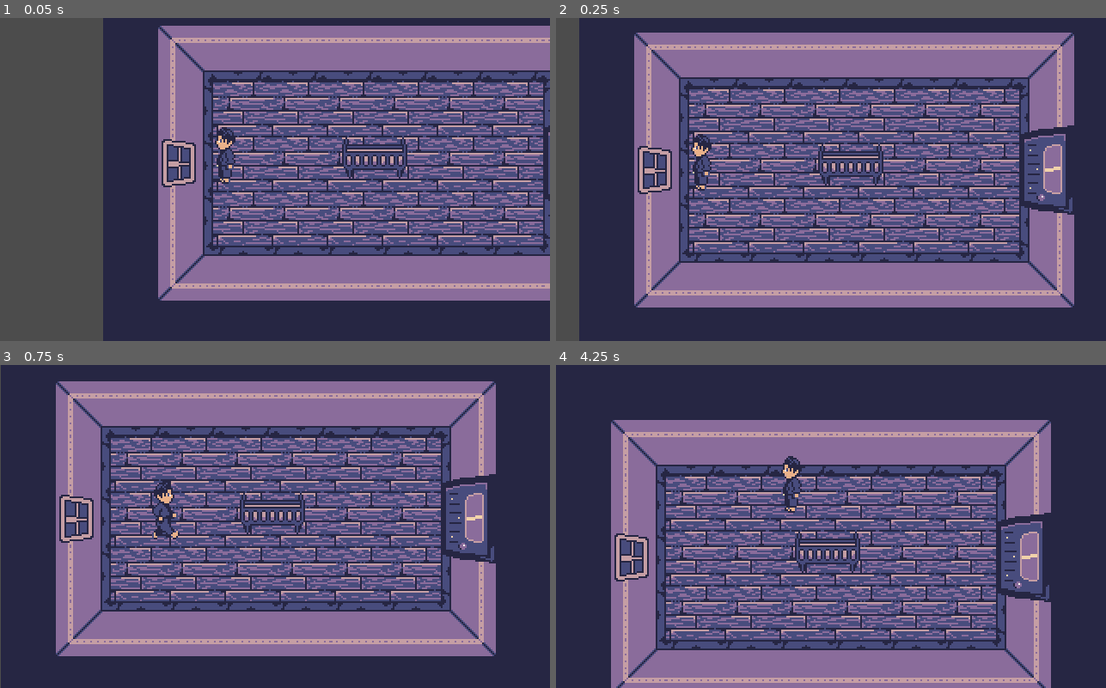
Above: before the commit, frames 1-4 (two rows, left to right).
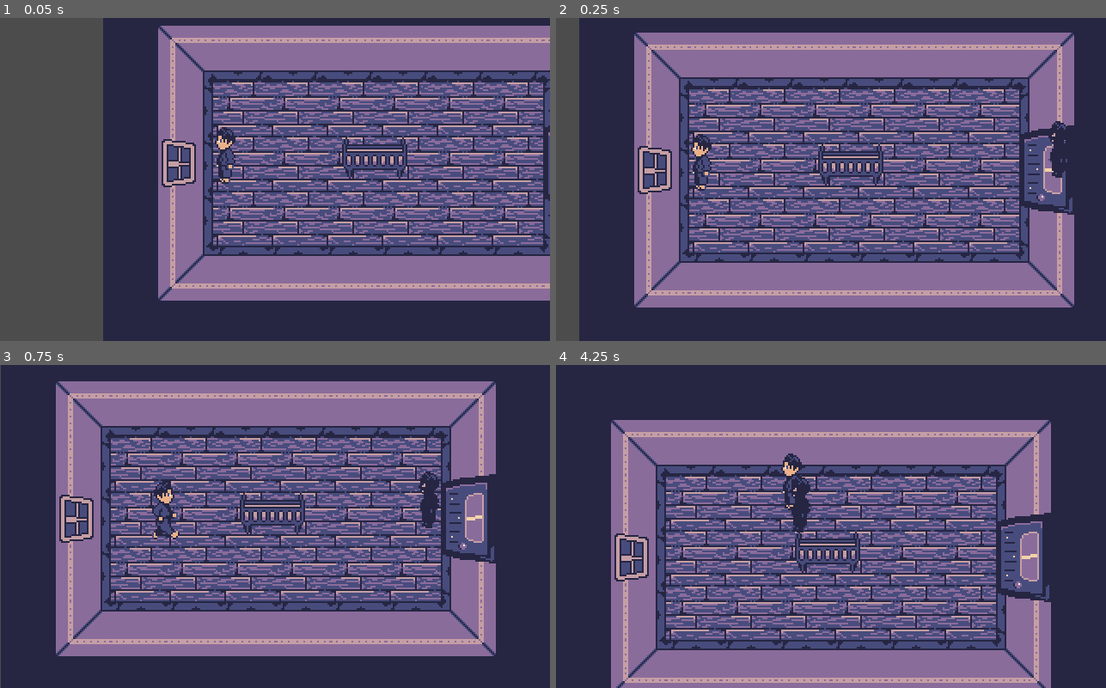
Above: after the commit, the same moments.

Repository: chickendude/dark-pages
Game: Godot game, scene res://Maps/BeccasRoom.tscn
Same seed, same stepped clock (60 frames per second), same inputs: the game is played once before the commit and once after it. This scene is started directly instead of the project's main scene.
Inputs:
- Up to frame 1 (0.05 s): no input
- Up to frame 2 (0.25 s): no input
- Up to frame 3 (0.75 s): tap Enter (ui_accept) at 0.5 s; hold Right (ui_right) from 0.53 s (still down)
- Up to frame 4 (4.25 s): tap Enter (ui_accept) at 0.77, 1.52, 3.02, 3.77 s; release Right (ui_right) at 1.28 s; hold Down (ui_down) 1.28-2.03 s; hold Right (ui_right) 2.03-2.78 s; hold Up (ui_up) 2.78-3.53 s; hold Left (ui_left) from 3.53 s (still down)

Frame 1 is identical in both runs. In frame 2, 0.4% of the frame differs, in the area x 89-93%, y 31-50%; in frame 3, 0.4%; in frame 4, 0.6%, in the area x 40-47%, y 27-52%.

Commit message:
Fix raycast detection with player and have stepdad follow path.

Diff:
--- a/Characters/BeccasRoom/StepdadMonsterCheckRoom.gd
+++ b/Characters/BeccasRoom/StepdadMonsterCheckRoom.gd
@@ -1,4 +1,7 @@
 extends StepdadMonster
+
+# note: check out path2d stuff
+# https://www.youtube.com/watch?v=-JOI9HzPanw
 
 const Bubble = preload("res://UI/ThoughtBubble.tscn")
 
--- a/Characters/StepdadMonster.gd
+++ b/Characters/StepdadMonster.gd
@@ -61,10 +61,12 @@
 func _check_in_sight():
     if will:
         # raycast cast_to coordinates are local to the raycast, so need to account for that
-        raycast.cast_to = will.position - position - raycast.position - Vector2(0, 10)
+        raycast.cast_to = will.global_position - global_position - raycast.position - Vector2(0, 10)
         raycast.force_raycast_update()
-        if not raycast.is_colliding():
+        if raycast.get_collider() is Will:
             _found_will()
+        else:
+            print('')
 
 func _found_will() -> void:
     print('Gotcha!')
--- a/Characters/StepdadMonster.tscn
+++ b/Characters/StepdadMonster.tscn
@@ -430,6 +430,7 @@
 ]]
 position = Vector2( -6, -6 )
 rotation = 1.5708
+collision_layer = 0
 
 [node name="CollisionShape2D" type="CollisionShape2D" parent="PickUpArea2D"]
 position = Vector2( 0, 5 )
--- a/Maps/BeccasRoom.gd
+++ b/Maps/BeccasRoom.gd
@@ -5,22 +5,23 @@
 
 onready var door = $YSort/Furniture/Door
 onready var ysort = $YSort
+onready var path_follow = $Path2D/PathFollow2D
 
 func _ready():
     if not Event.events[Event.BECCAS_ROOM_CUTSCENE]:
         Event.events[Event.BECCAS_ROOM_CUTSCENE] = true
         # load cutscene
-        var cutscene = BeccasRoomCutscene.instance()
-        ysort.add_child(cutscene)
-        cutscene.load_nodes($YSort/Furniture/Door, $YSort/Will, $Camera2D)
-        yield(cutscene.start_cutscene(), 'completed')
-        cutscene.queue_free()
+#        var cutscene = BeccasRoomCutscene.instance()
+#        ysort.add_child(cutscene)
+#        cutscene.load_nodes($YSort/Furniture/Door, $YSort/Will, $Camera2D)
+#        yield(cutscene.start_cutscene(), 'completed')
+#        cutscene.queue_free()
         $YSort/Will.visible = true
     if not Event.events[Event.BECCAS_ROOM_MONSTER_ENTER]:
         print('monster')
-        var monster = StepdadMonsterCheckRoom.instance()
-        monster.connect("open_door", self, "_open_door")
-        ysort.add_child(monster)
+#        var monster = StepdadMonsterCheckRoom.instance()
+#        monster.connect("open_door", self, "_open_door")
+#        path_follow.add_child(monster)
 
 func _open_door() -> void:
     door.visible = false
--- a/Maps/BeccasRoom.tscn
+++ b/Maps/BeccasRoom.tscn
@@ -8,7 +8,8 @@
 [ext_resource path="res://Objects/Window.tscn" type="PackedScene" id=6]
 [ext_resource path="res://Objects/Door.tscn" type="PackedScene" id=7]
 [ext_resource path="res://Maps/BeccasRoom.gd" type="Script" id=8]
-[ext_resource path="res://Characters/BeccasRoom/StepdadMonsterCheckRoom.tscn" type="PackedScene" id=9]
+[ext_resource path="res://Characters/StepdadMonster.tscn" type="PackedScene" id=9]
+[ext_resource path="res://Maps/Path2D.gd" type="Script" id=10]
 
 [sub_resource type="RectangleShape2D" id=1]
 extents = Vector2( 18, 6 )
@@ -82,10 +83,11 @@
 
 [node name="Path2D" type="Path2D" parent="."]
 curve = SubResource( 2 )
+script = ExtResource( 10 )
 
 [node name="PathFollow2D" type="PathFollow2D" parent="Path2D"]
 position = Vector2( 296, 114 )
 rotate = false
 loop = false
 
-[node name="StepdadMonsterCheckRoom" parent="Path2D/PathFollow2D" instance=ExtResource( 9 )]
+[node name="StepdadMonster" parent="Path2D/PathFollow2D" instance=ExtResource( 9 )]
--- /dev/null
+++ b/Maps/Path2D.gd
@@ -0,0 +1,17 @@
+extends Path2D
+
+
+onready var path_follow = $PathFollow2D
+
+
+# Called when the node enters the scene tree for the first time.
+func _ready():
+    pass # Replace with function body.
+
+
+func _process(delta):
+    path_follow.offset += 1
+
+# Called every frame. 'delta' is the elapsed time since the previous frame.
+#func _process(delta):
+#    pass
Not shown: 1 places in Maps/BeccasRoom.tscn that only renumber resources
